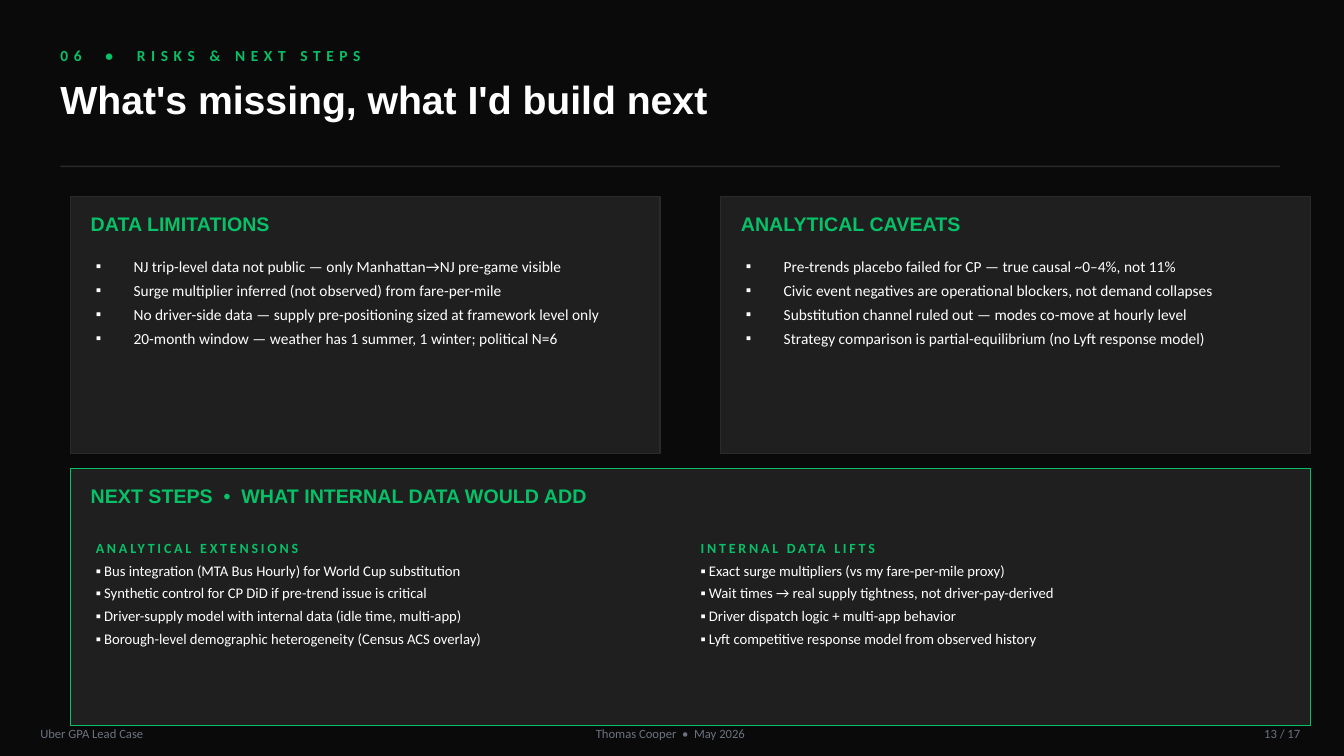
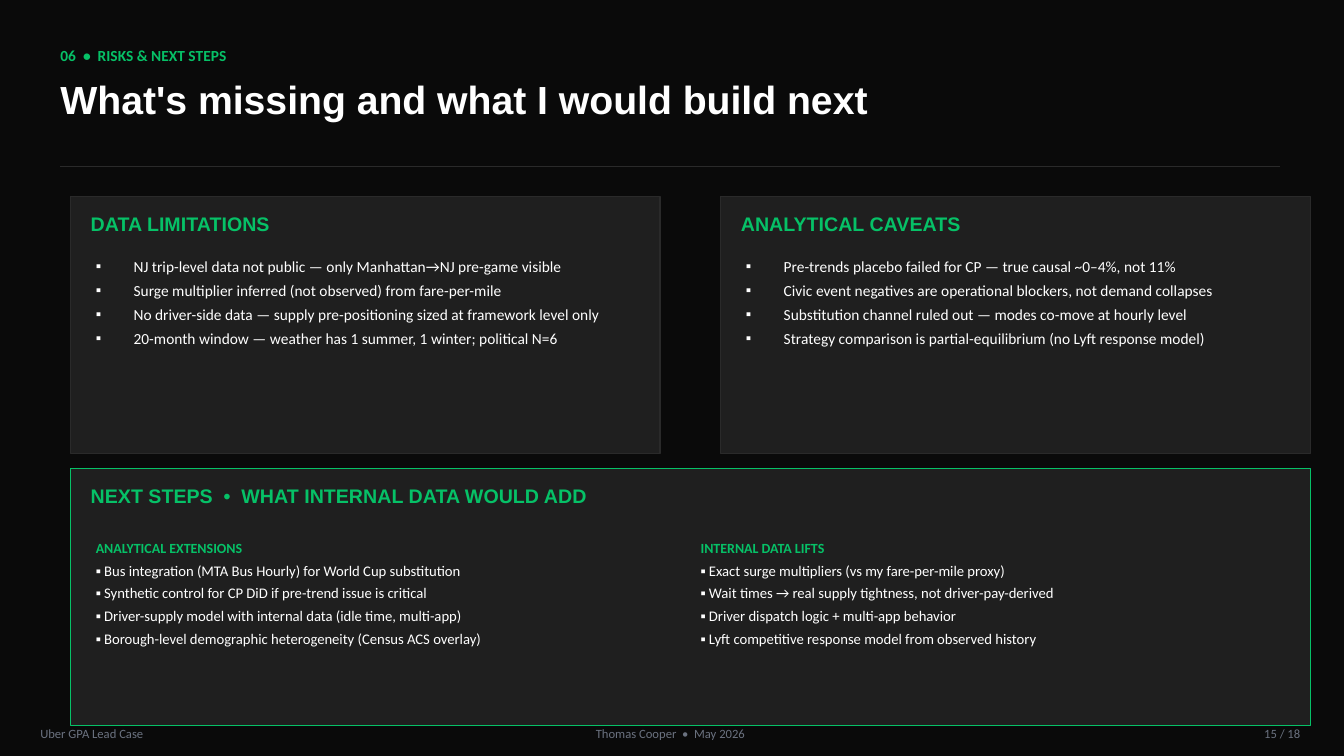
Before and after one commit to Tcooper4/UBER, a slide deck: slide 15 of deck/Cooper_Uber_GPA_Case_Deck.pptx (slide 13 before the commit). Drawn at 1344x756 pixels with LibreOffice and Linux fonts; fonts in the diff are those of the drawing. Boxes give left, top, right and bottom in pixels: in the first picture for what was removed or moved away, otherwise in the second. Text is boxed around its words. In the diff, an @@ line names an element or a change of style, - is before the commit and + after.

```diff
--- a/deck/Cooper_Uber_GPA_Case_Deck.pptx
+++ b/deck/Cooper_Uber_GPA_Case_Deck.pptx
@@ text "06 • RISKS & NEXT ..." at bbox=[60, 50, 226, 61]: letter spacing 4 to 0 pt @@
@@ text at bbox=[60, 85, 867, 122]: text changed @@
-What's missing, what I'd build next
+What's missing and what I would build next
@@ text at bbox=[96, 544, 242, 553]: letter spacing 2 to 0 pt in "ANALYTICAL EXTENSIONS" @@
@@ text at bbox=[701, 544, 824, 553]: letter spacing 2 to 0 pt in "INTERNAL DATA LIFTS" @@
@@ text at bbox=[1264, 729, 1300, 738]: text changed @@
-13 / 17
+15 / 18
```
Also in this commit, not shown: 16 other slides changed, 1 slide added, 4 other files.
